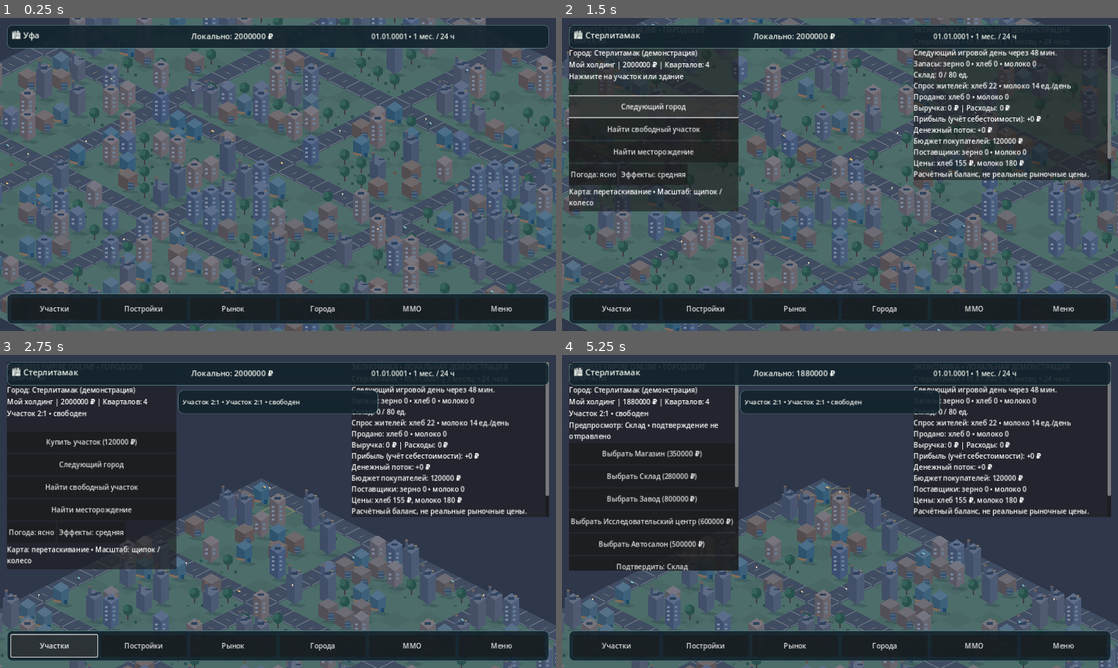
Above: before the commit, frames 1-4 (two rows, left to right).
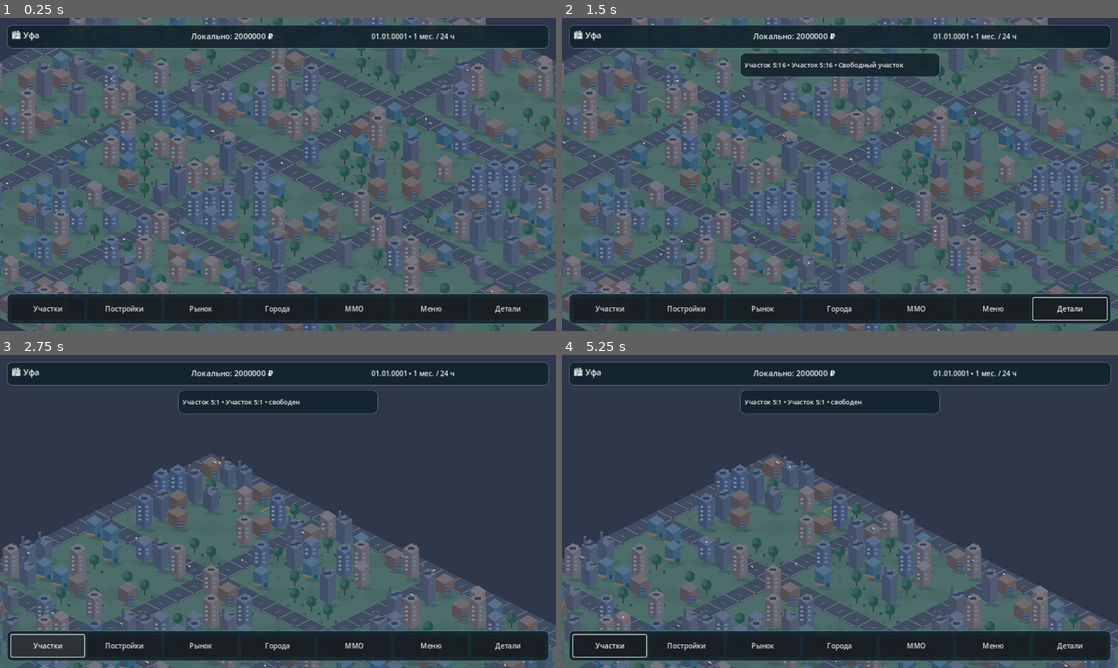
Above: after the commit, the same moments.

Repository: maillunex-lang/ufaeconom
Game: Godot game, scene res://scenes/main.tscn
The game is run twice, just before and just after one commit, with the same random seed, the same clock (stepped at 60 frames per second) and the same inputs.
Inputs (mouse positions are in pixels of both pictures, inside the frame that each line leads up to):
- Up to frame 1 (0.25 s): no input
- Up to frame 2 (1.5 s): click (1067, 309) at 0.5 s, where only the run after the commit has a clickable "Детали"; click (650, 105) at 1.25 s, where only the run before the commit has a clickable "Следующий город"
- Up to frame 3 (2.75 s): click "Участки" at 2 s
- Up to frame 4 (5.25 s): click (650, 442) at 2.75 s, where only the run before the commit has a clickable "Купить участок (120000 ₽)"; click (650, 442) at 3.5 s, where only the run before the commit has a clickable "Выбрать Магазин (350000 ₽)"; click (650, 455) at 4.25 s, where only the run before the commit has a clickable "Выбрать Магазин (350000 ₽)"; click (650, 477) at 5 s, where only the run before the commit has a clickable "Выбрать Склад (280000 ₽)"

The runs differ from the first frame. In frame 1, 0.6% of the frame differs, in the area x 6-94%, y 91-95%; in frame 2, 51%, in the area x 0-100%, y 0-100%; in frame 3, 47%; in frame 4, 47%.

Commit message:
Integrate Living City 0.7.5 visuals, construction preview and Android LOD

Diff:
--- a/scripts/android_hud_074.gd
+++ b/scripts/android_hud_074.gd
@@ -13,6 +13,7 @@
 var local_panels: Array[Control] = []
 var local_open := false
 var mmo_open := false
+var visual_quality := 1
 
 func _ready() -> void:
     layer = 20
@@ -39,6 +40,7 @@
     _button(nav, "Города", func(): game._load_city(game.city_index + 1))
     _button(nav, "MMO", _toggle_mmo)
     _button(nav, "Меню", _toggle_local)
+    _button(nav, "Детали", _cycle_quality)
     details_text = _label(details, "Нажмите на участок для информации", 15)
     details.visible = false
     get_viewport().size_changed.connect(_layout)
@@ -84,6 +86,12 @@
             panel.visible = false
     _set_mmo_visible(false)
     update_values()
+
+func _cycle_quality() -> void:
+    visual_quality = (visual_quality + 1) % 3
+    game.get_node("CityLife25D").detail_quality = visual_quality
+    game.atmosphere.set_quality(visual_quality)
+    game.message_label.text = ["Детали: экономия", "Детали: баланс", "Детали: максимум"][visual_quality]
 
 func _toggle_local() -> void:
     local_open = not local_open
